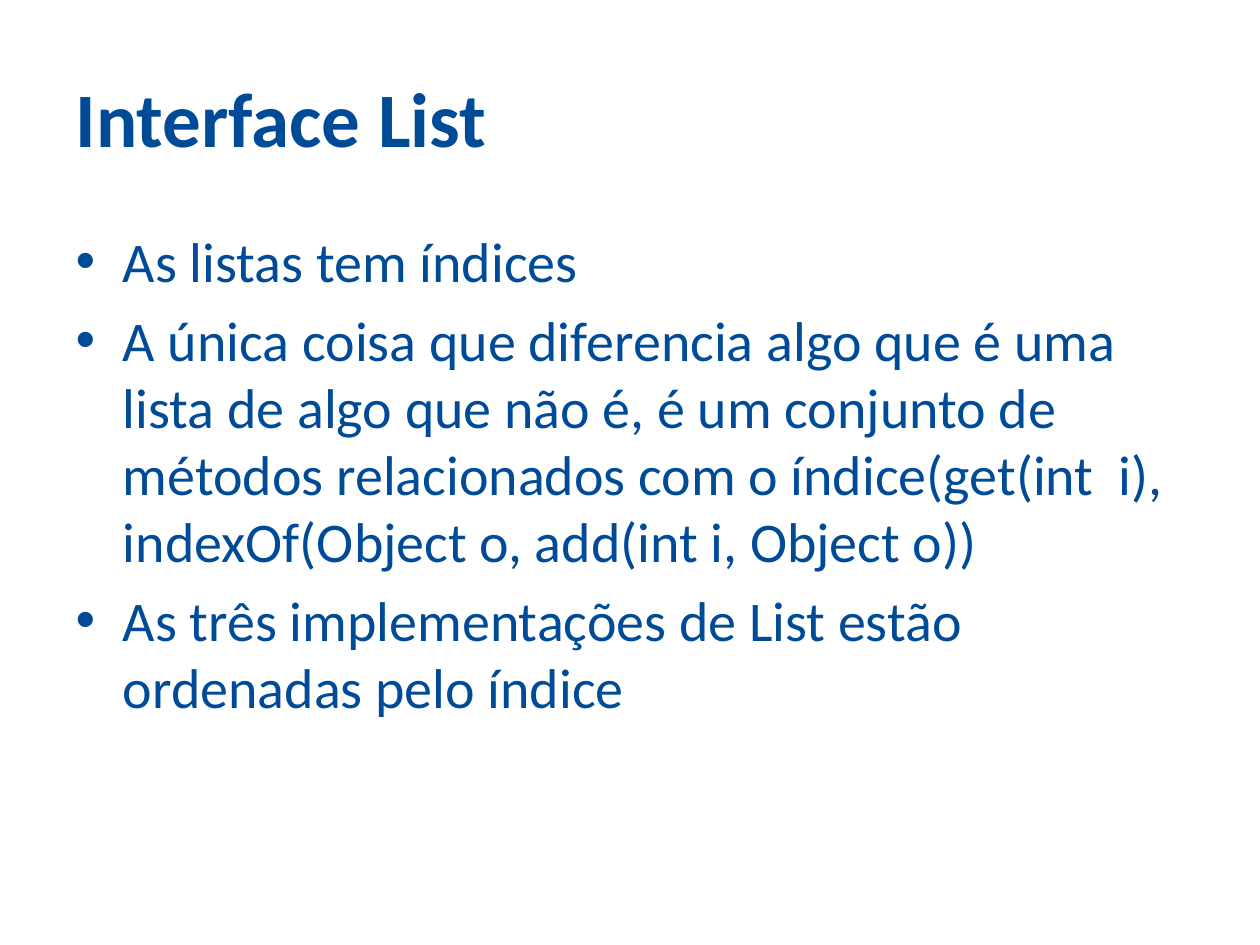
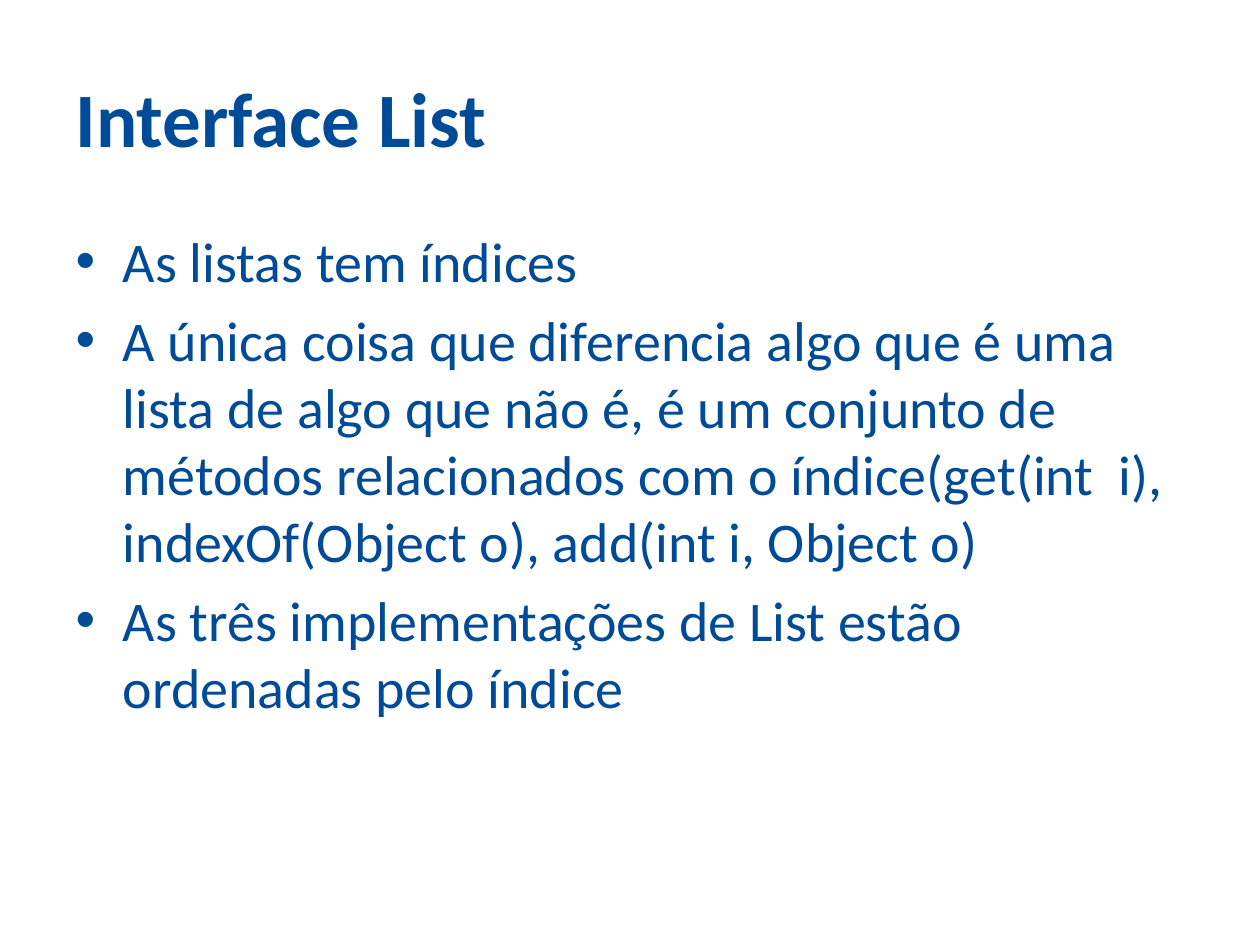
Before and after one commit to ozieljose/java6cert, a slide deck: slide 28 of slides/15-Collections.pptx. Drawn at 1260x945 pixels with LibreOffice and Linux fonts; fonts in the diff are those of the drawing; background and template pictures are left out. Boxes give left, top, right and bottom in pixels: in the first picture for what was removed or moved away, otherwise in the second. Text is boxed around its words. In the diff, an @@ line names an element or a change of style, - is before the commit and + after.

```diff
--- a/slides/15-Collections.pptx
+++ b/slides/15-Collections.pptx
@@ text at <box>123,322,1163,572</box>: text changed @@
-• A única coisa que diferencia algo que é uma lista de algo que não é, é um conjunto de métodos relacionados com o índice(get(int i), indexOf(Object o, add(int i, Object o))
+• A única coisa que diferencia algo que é uma lista de algo que não é, é um conjunto de métodos relacionados com o índice(get(int i), indexOf(Object o), add(int i, Object o)
```
Also in this commit, not shown: 16 other slides changed, 1 other file.
